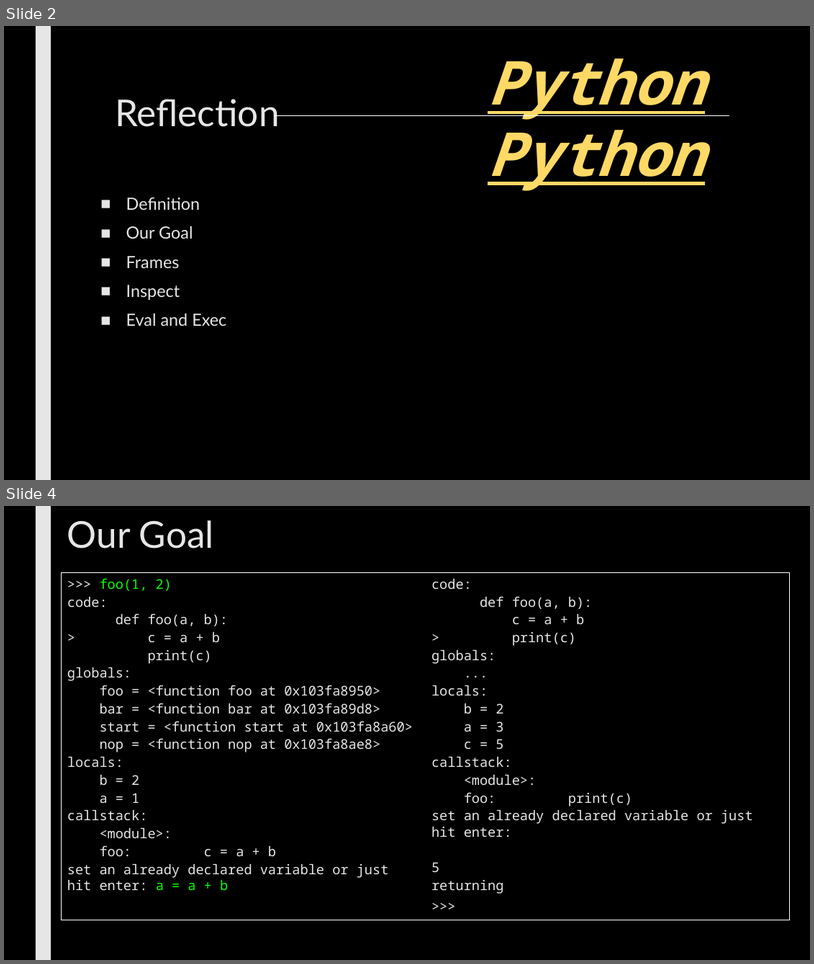
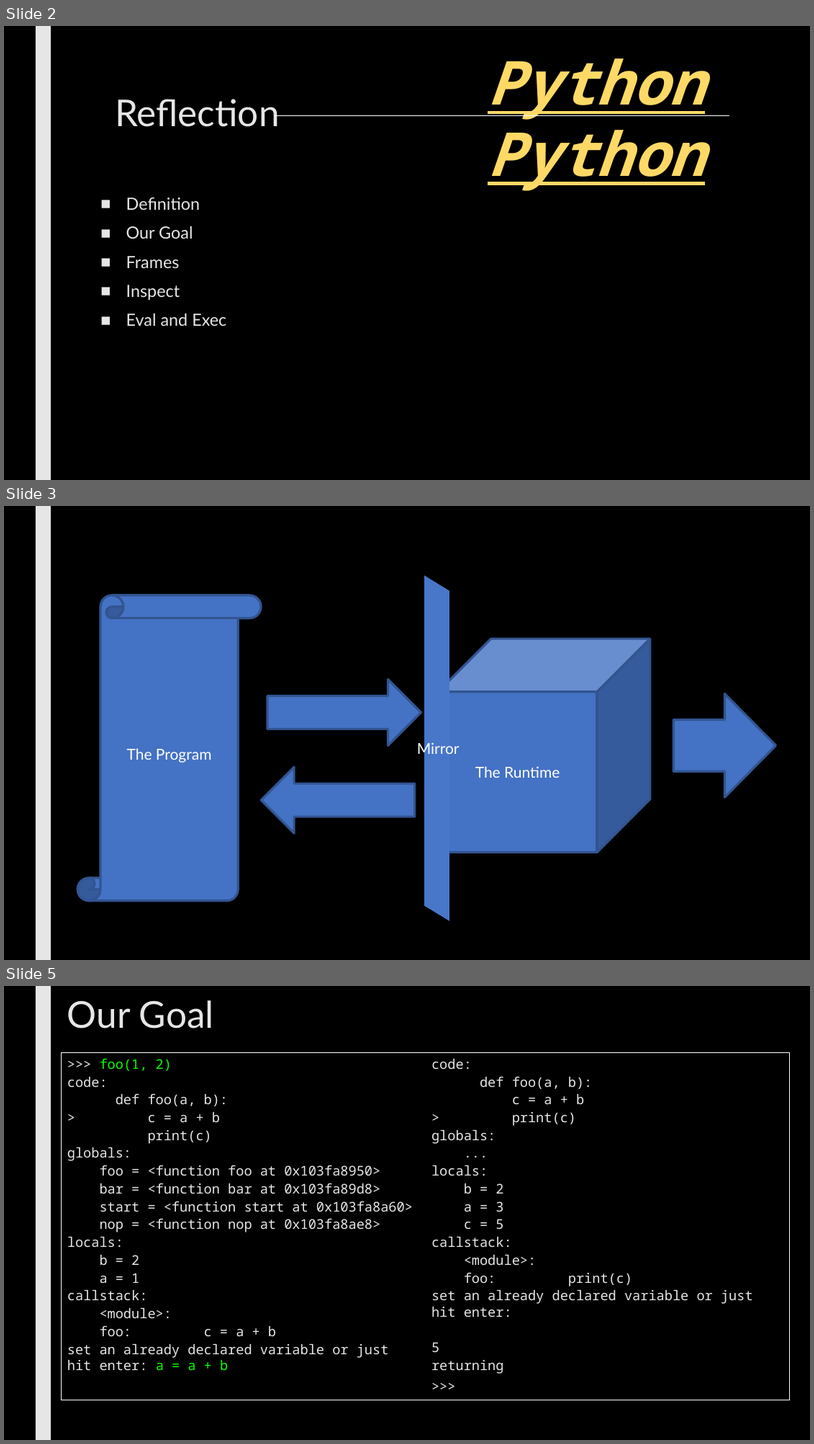
Before and after one commit to max7patek/metaprogramming, a slide deck: slides/06-PythonReflection.pptx. Shown one above the other, each under a label of ours: slides 2 and 4 before the commit, slides 2, 3 and 5 after it; the slides between them are not shown. The pictures are 814x964 and 814x1444 pixels, drawn with LibreOffice and Linux fonts; fonts in the diff are those of the drawing. Boxes give left, top, right and bottom in pixels: in the first picture for what was removed or moved away, otherwise in the second. Text is boxed around its words. In the diff, an @@ line names an element or a change of style, - is before the commit and + after.

```diff
--- a/slides/06-PythonReflection.pptx
+++ b/slides/06-PythonReflection.pptx
@@ slide 3 added at (4,506,810,960), background #000000; not listed: 1 template element that a slide beside it also shows @@
@@ rectangle added at (411,574,466,921), fill #4472C4, outline #325491 2.75 pt, 18 pt, text #FFFFFF @@
+Mirror
@@ vertical scroll added at (78,595,262,901), fill #4472C4, outline #325491 2.75 pt, 18 pt, text #FFFFFF @@
+The Program
@@ cube added at (438,638,651,852), fill #4472C4, outline #325491 2.75 pt, 18 pt, text #FFFFFF @@
+The Runtime
@@ right arrow added at (268,679,422,745), fill #4472C4, outline #325491 2.75 pt @@
@@ right arrow added at (674,693,777,797), fill #4472C4, outline #325491 2.75 pt @@
@@ right arrow added at (261,767,415,833), fill #4472C4, outline #325491 2.75 pt @@
@@ what was slide 4 is now slide 5 @@
```
Also in this commit, not shown: 13 slides changed, 2 other slides added.
